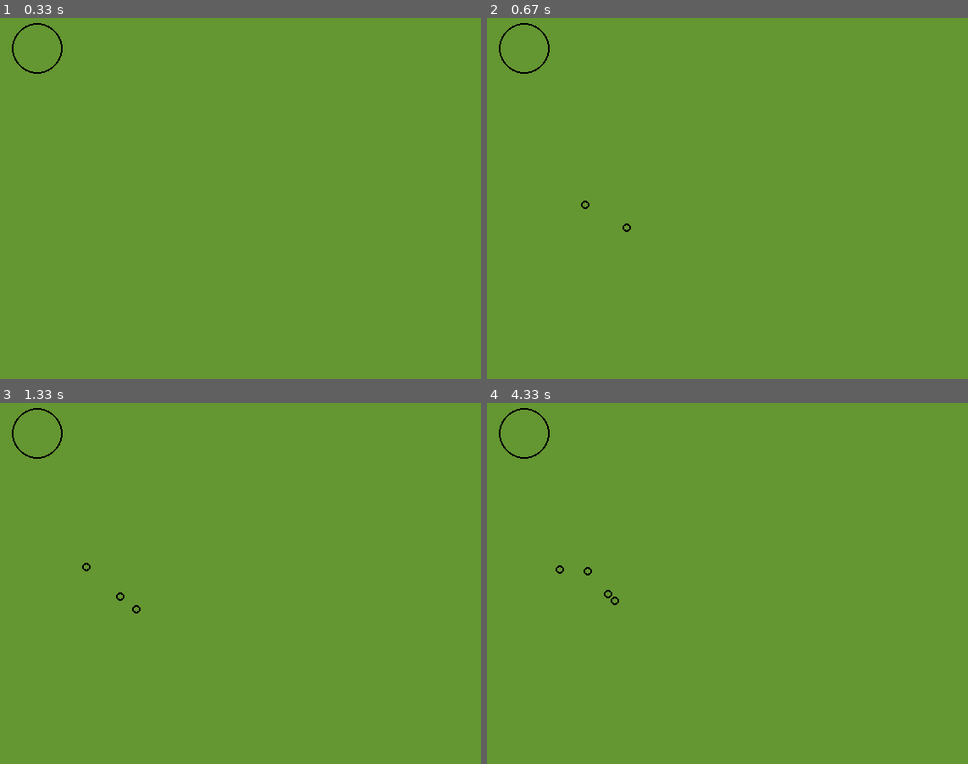
Above: before the commit, frames 1-4 (two rows, left to right).
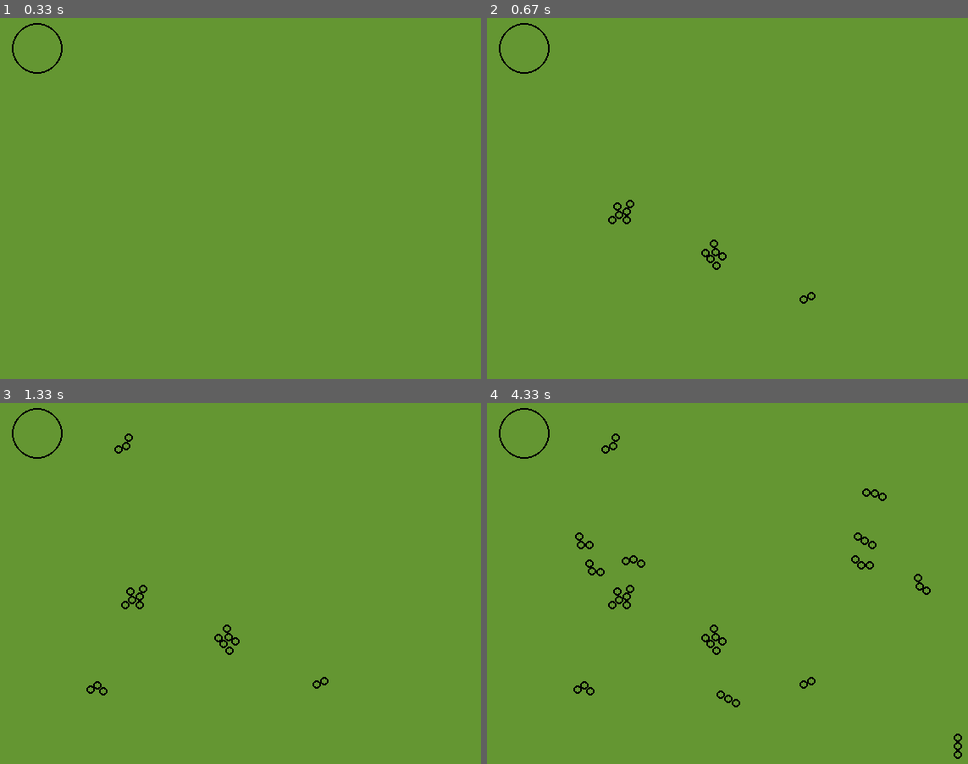
Above: after the commit, the same moments.

Repository: lukehackworth/pyparticle
Game: pygame game, started from pygame_test2.py
Same seed, same stepped clock (60 frames per second), same inputs: the game is played once before the commit and once after it. The source is Python 2; it was converted automatically to run under Python 3.
Inputs (mouse positions are in pixels of both pictures, inside the frame that each line leads up to):
- Up to frame 1 (0.33 s): no input
- Up to frame 2 (0.67 s): press the mouse at (621, 212) at 0.37 s; move the mouse to (713, 256) at 0.47 s; release the mouse at (804, 299) at 0.6 s
- Up to frame 3 (1.33 s): click (96, 688) at 0.72 s; click (125, 442) at 1.05 s
- Up to frame 4 (4.33 s): click (727, 699) at 1.38 s; click (958, 745) at 1.72 s; click (862, 561) at 2.05 s; click (919, 583) at 2.38 s; click (583, 540) at 2.72 s; click (876, 493) at 3.05 s; click (592, 569) at 3.38 s; click (631, 561) at 3.72 s; click (866, 540) at 4.05 s

Frame 1 is identical in both runs. In frame 2, 0.3% of the frame differs, in the area x 19-69%, y 50-80%; in frame 3, 0.4%; in frame 4, 1.0%, in the area x 14-99%, y 8-99%.

Commit message:
Add functioning particle code
Adds basic bounds, where if each particle is within a certain
area, it pushes it away

Diff:
--- a/pygame_test2.py
+++ b/pygame_test2.py
@@ -20,7 +20,7 @@
 #particle variables
 base_particle_loc = (width/2,height/2)
 loc_particle_2 = (2,2)
-max_dist = 50
+max_dist = 10
 particle_loc_array = []
 
 def main():
@@ -35,25 +35,23 @@
 		#Random float added to locs so no two particles have same coordinates
 		particle_loc_array.append([mouse_loc_array[0]+random.random(), mouse_loc_array[1]+random.random()])
 
-	#print is_mouse_pressed
-	#loc_particle_2 = mouse_loc
 
+	particle_count = 0
 	#very greedy
 	for part_a in particle_loc_array:
 		for part_b in particle_loc_array:
 			if(part_a != part_b):
 				part_dist = locsDistCalc(part_a, part_b)
-				print "part_dist is " + str(part_dist)
-				part_delta = particleDeltaFind(part_a, part_b)
-				xf = (part_delta[0]*max_dist)/part_dist
-				yf = (part_delta[1]*max_dist)/part_dist
-				part_b[0] = part_a[0] + 0.5*xf
-				part_b[1] = part_a[1] + 0.5*yf
-				part_a[0] = part_a[0] + -0.5*xf
-				part_a[1] = part_a[1] + -0.5*xf
-				time.sleep(.1)
+				if(part_dist < max_dist):
+					part_delta = particleDeltaFind(part_a, part_b)
+					m = 0.5 * (max_dist - part_dist)
+					x_a = part_b[0] + (m*part_delta[0])/part_dist
+					y_a = part_b[1] + (m*part_delta[1])/part_dist
+					part_b[0] = x_a
+					part_b[1] = y_a
 
-
+		particle_count += 1
+	print particle_count
 
 def particleCorrectLocFind(particle_a, particle_b):
 	#base_particle_loc = particle_a
